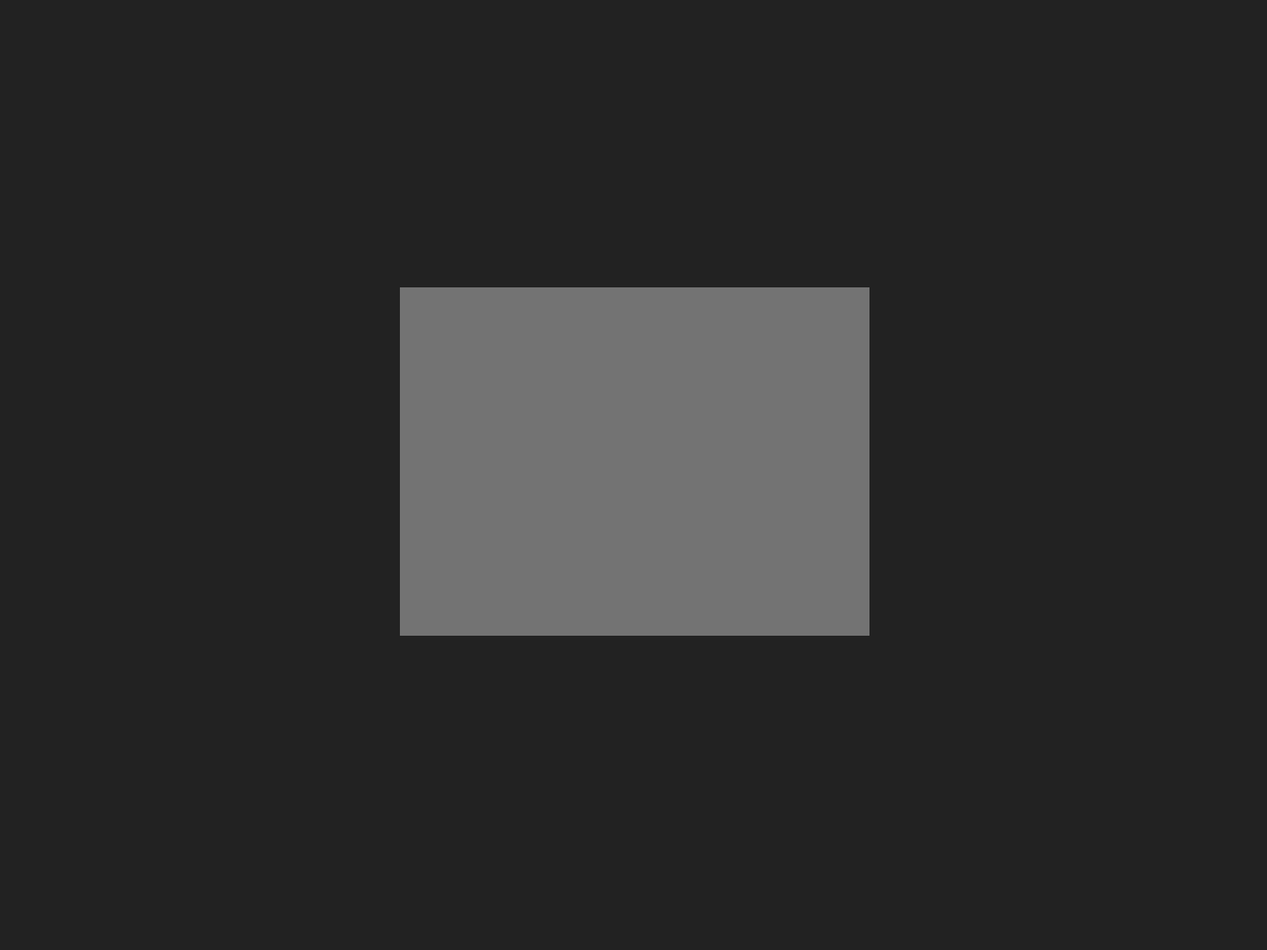
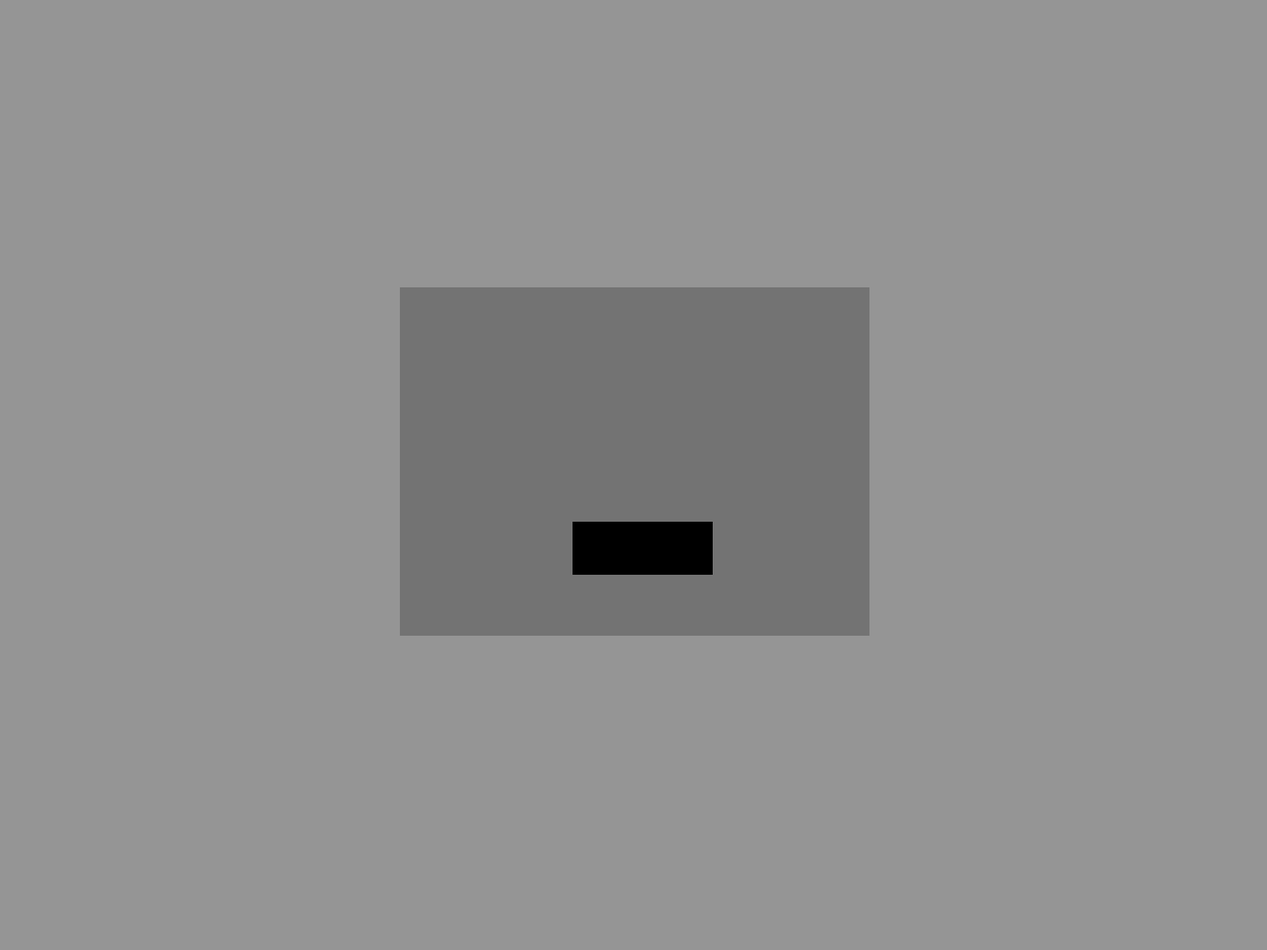
The second 1267x950 image is a revision of the first. Changes to its layers:
added layer "Layer 4" above "Layer 3" over left=572, top=521, right=713, bottom=575
painted on "Layer 2" over left=0, top=0, right=1267, bottom=950
